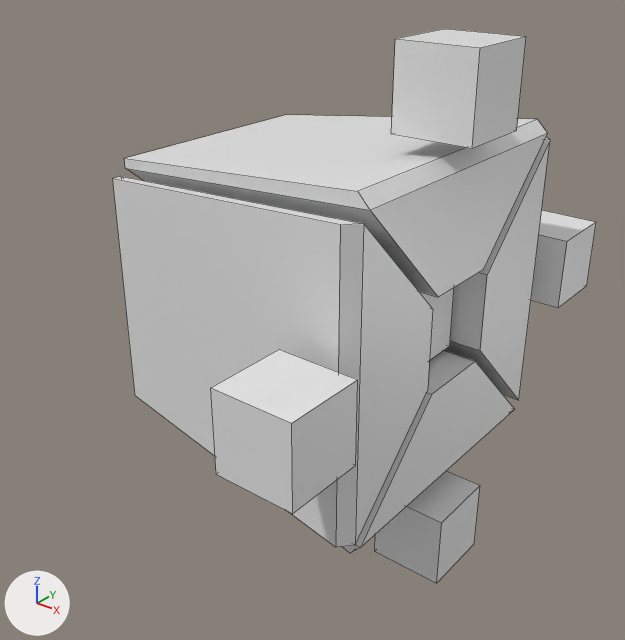
The FBX model Elderland/Assets/Models/Blender/Enemy/Ranged Enemy/RangedEnemy.fbx: old version first, new version second.
The view is the same before and after, from a 50 mm camera at (3.2, -4.13, 2.3) aimed at (-0.05, -0.06, -0.22). Every picture has the same lights, and +X, +Y and +Z are marked at lower left. Mesh edges are drawn as thin lines.

Before the edit, the objects in view are built like this:
```python
ob_cube = bpy.data.objects.new('Cube', me_cube)
ob_cube.location = (0.0, 0.0, 0.0)
ob_cube_001 = bpy.data.objects.new('Cube.001', me_cube_002)
ob_cube_001.location = (0.881, 0.0, 1.414)
ob_cube_001.scale = (0.246, 0.246, 0.246)
ob_cube_002 = bpy.data.objects.new('Cube.002', me_cube_003)
ob_cube_002.location = (0.881, 0.0, -1.447)
ob_cube_002.scale = (0.246, 0.246, 0.246)
ob_cube_003 = bpy.data.objects.new('Cube.003', me_cube_004)
ob_cube_003.location = (0.881, 1.433, 0.003)
ob_cube_003.scale = (0.246, 0.246, 0.246)
ob_cube_004 = bpy.data.objects.new('Cube.004', me_cube_005)
ob_cube_004.location = (0.881, -1.438, 0.003)
ob_cube_004.scale = (0.246, 0.246, 0.246)
ob_cube_005 = bpy.data.objects.new('Cube.005', me_cube_010)
ob_cube_005.location = (0.0, 0.0, 0.0)
ob_cube_005.scale = (0.8, 0.279, 0.279)
ob_cube_006 = bpy.data.objects.new('Cube.006', me_cube_011)
ob_cube_006.location = (0.0, 0.0, 0.0)
ob_cube_006.rotation_euler = (3.142, 0.0, 0.0)  # degrees (180, 0, 0)
ob_cube_007 = bpy.data.objects.new('Cube.007', me_cube_012)
ob_cube_007.location = (0.0, 0.0, 0.0)
ob_cube_007.rotation_euler = (1.571, 0.0, 0.0)  # degrees (90, 0, 0)
ob_cube_008 = bpy.data.objects.new('Cube.008', me_cube_013)
ob_cube_008.location = (0.0, 0.0, 0.0)
ob_cube_008.rotation_euler = (-1.571, 0.0, 0.0)  # degrees (-90, 0, 0)
```
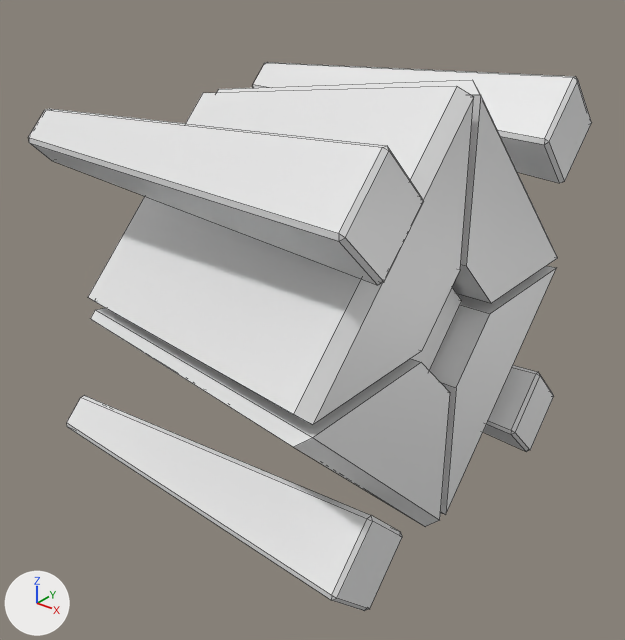
Edits to the bpy script that builds the scene:
```text
Change me_cube_002:
    used by ob_cube_001; location = (0.881, 0.0, 1.414); scale = (0.246, 0.246, 0.246)
    remove me_cube_002.from_pydata(...)  # 8 vertices, 6 faces; spans x -1.0..1.0, y -1.0..1.0, z -1.0..1.0
    add me_cube_002.from_pydata(...)  # 24 vertices, 26 faces; spans x -9.24..1.0, y -1.0..1.0, z -1.0..1.0
    me_cube_002 part 2: the whole mesh is rebuilt
Change me_cube_004:
    used by ob_cube_003; location = (0.881, 1.433, 0.003); scale = (0.246, 0.246, 0.246)
    remove me_cube_004.from_pydata(...)  # 8 vertices, 6 faces; spans x -1.0..1.0, y -1.0..1.0, z -1.0..1.0
    add me_cube_004.from_pydata(...)  # 24 vertices, 26 faces; spans x -9.26..1.0, y -1.0..1.0, z -1.0..1.0
    me_cube_004 part 1: the whole mesh is rebuilt
Change me_cube_005:
    used by ob_cube_004; location = (0.881, -1.438, 0.003); scale = (0.246, 0.246, 0.246)
    remove me_cube_005.from_pydata(...)  # 8 vertices, 6 faces; spans x -1.0..1.0, y -1.0..1.0, z -1.0..1.0
    add me_cube_005.from_pydata(...)  # 24 vertices, 26 faces; spans x -9.27..1.0, y -1.0..1.0, z -1.0..1.0
    me_cube_005 part 4: the whole mesh is rebuilt
Change me_cube_003:
    used by ob_cube_002; location = (0.881, 0.0, -1.447); scale = (0.246, 0.246, 0.246)
    remove me_cube_003.from_pydata(...)  # 8 vertices, 6 faces; spans x -1.0..1.0, y -1.0..1.0, z -1.0..1.0
    add me_cube_003.from_pydata(...)  # 24 vertices, 26 faces; spans x -9.25..1.0, y -1.0..1.0, z -1.0..1.0
    me_cube_003 part 3: the whole mesh is rebuilt
Change ob_cube_006:
    ob_cube_006.rotation_euler: (3.142, 0.0, 0.0) -> (-2.356, 0.0, 0.0)  # degrees (180, 0, 0) -> degrees (-135, 0, 0)
Change ob_cube_001:
    ob_cube_001.location: (0.881, 0.0, 1.414) -> (0.881, -1.0, 1.0)
    ob_cube_001.rotation_euler: (0.0, 0.0, 0.0) -> (0.785, 0.0, 0.0)  # degrees (0, 0, 0) -> degrees (45, 0, 0)
Change ob_cube:
    ob_cube.rotation_euler: (0.0, 0.0, 0.0) -> (0.785, 0.0, 0.0)  # degrees (0, 0, 0) -> degrees (45, 0, 0)
Change ob_cube_003:
    ob_cube_003.location: (0.881, 1.433, 0.003) -> (0.881, 1.011, 1.015)
    ob_cube_003.rotation_euler: (0.0, 0.0, 0.0) -> (0.785, 0.0, 0.0)  # degrees (0, 0, 0) -> degrees (45, 0, 0)
Change ob_cube_004:
    ob_cube_004.location: (0.881, -1.438, 0.003) -> (0.881, -1.019, -1.015)
    ob_cube_004.rotation_euler: (0.0, 0.0, 0.0) -> (0.785, 0.0, 0.0)  # degrees (0, 0, 0) -> degrees (45, 0, 0)
Change ob_cube_008:
    ob_cube_008.rotation_euler: (-1.571, 0.0, 0.0) -> (-0.785, 0.0, 0.0)  # degrees (-90, 0, 0) -> degrees (-45, 0, 0)
Change ob_cube_002:
    ob_cube_002.location: (0.881, 0.0, -1.447) -> (0.881, 1.023, -1.023)
    ob_cube_002.rotation_euler: (0.0, 0.0, 0.0) -> (0.785, 0.0, 0.0)  # degrees (0, 0, 0) -> degrees (45, 0, 0)
Change ob_cube_007:
    ob_cube_007.rotation_euler: (1.571, 0.0, 0.0) -> (2.356, 0.0, 0.0)  # degrees (90, 0, 0) -> degrees (135, 0, 0)
```

Pixel boxes [x1, y1, x2, y2] of what changed, in the pictures (625 x 640 px):
'Cube.006', turned
    before: [124, 115, 547, 297]
    after: [88, 86, 474, 425]
'Cube.008', turned
    before: [113, 176, 433, 547]
    after: [90, 308, 450, 527]
'Cube.001', reshaped, moved, turned
    before: [391, 29, 526, 148]
    after: [28, 109, 423, 285]
'Cube.004', reshaped, moved, turned
    before: [211, 350, 358, 514]
    after: [67, 395, 402, 611]
'Cube.007', turned
    before: [444, 137, 550, 400]
    after: [217, 80, 558, 303]
'Cube', turned
    before: [343, 351, 515, 553]
    after: [429, 266, 556, 515]
'Cube.003', reshaped, moved, turned
    before: [531, 210, 596, 308]
    after: [252, 62, 592, 183]
'Cube.002', reshaped, moved, turned
    before: [375, 471, 480, 583]
    after: [483, 365, 554, 452]
